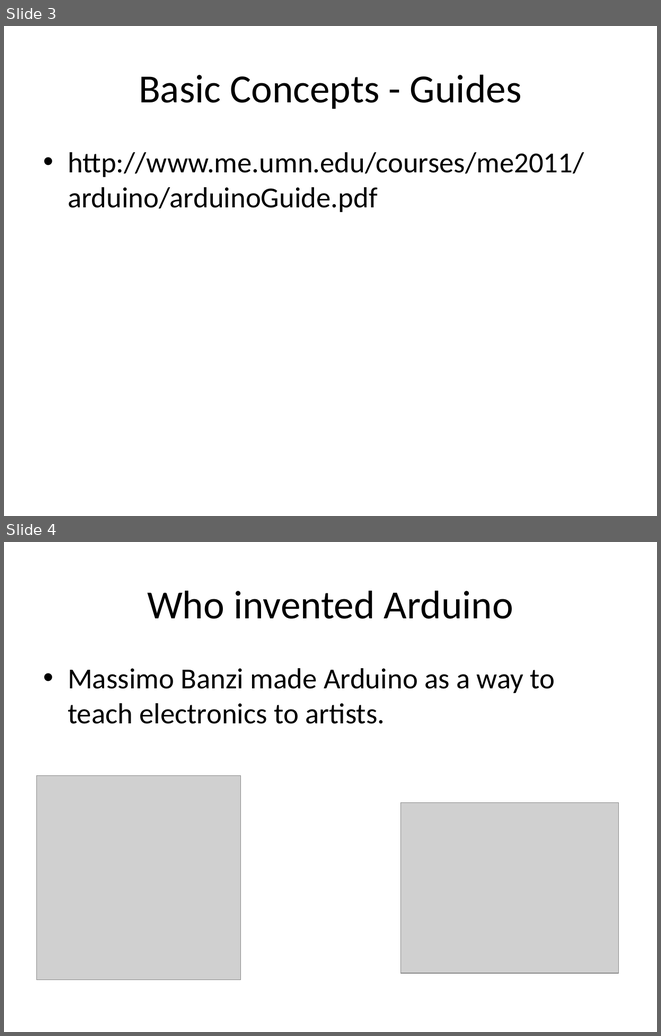
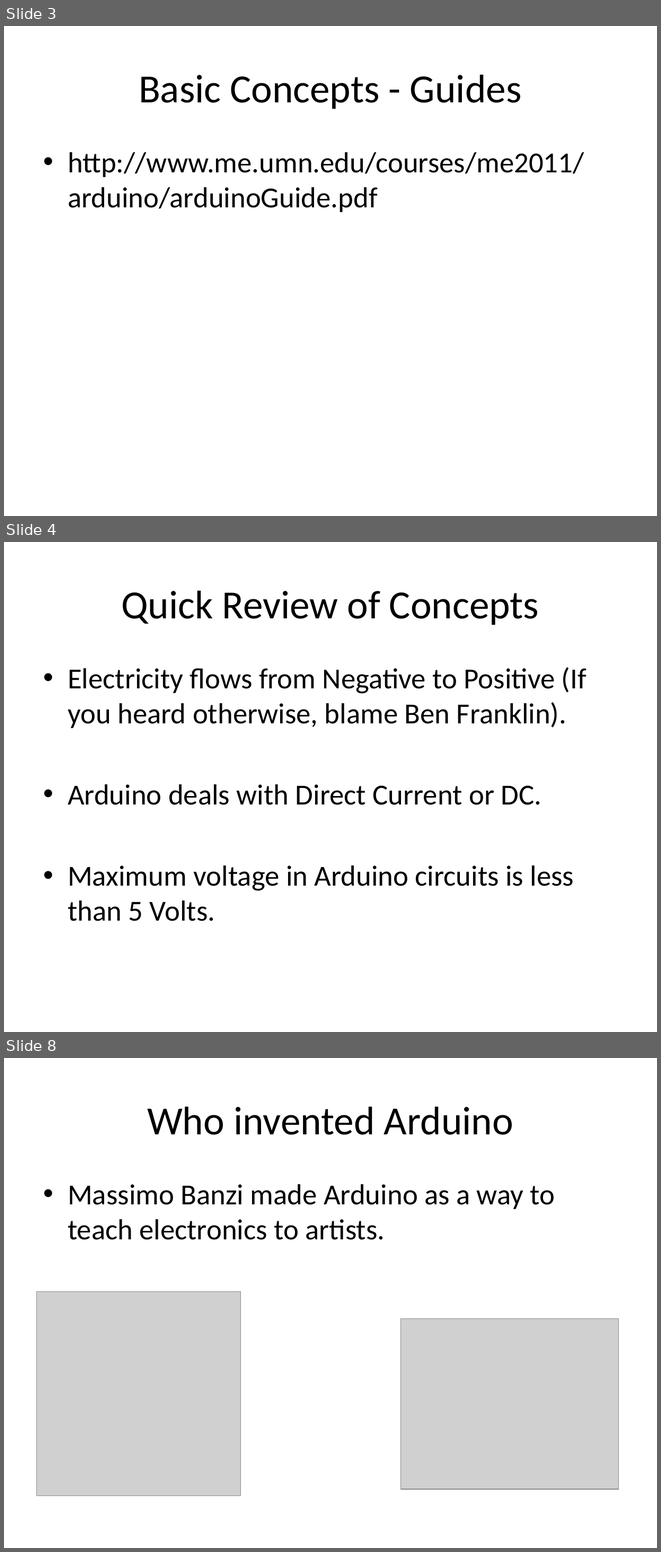
Before and after one commit to andaluri/ArduinoWorkshop1, a slide deck: ArduinoWorkshop1.pptx. Shown one above the other, each under a label of ours: slides 3 and 4 before the commit, slides 3, 4 and 8 after it; the slides between them are not shown. The pictures are 661x1036 and 661x1552 pixels, drawn with LibreOffice and Linux fonts; fonts in the diff are those of the drawing; grey boxes stand for pictures. Boxes give left, top, right and bottom in pixels: in the first picture for what was removed or moved away, otherwise in the second. Text is boxed around its words. In the diff, an @@ line names an element or a change of style, - is before the commit and + after.

```diff
--- a/ArduinoWorkshop1.pptx
+++ b/ArduinoWorkshop1.pptx
@@ slide 4 added at box(4, 542, 657, 1032), background #FFFFFF @@
@@ title added at box(121, 590, 539, 625), 44 pt, text #000000 @@
+Quick Review of Concepts
@@ text added at box(68, 667, 586, 921), 32 pt, text #000000 @@
+• Electricity flows from Negative to Positive (If you heard otherwise, blame Ben Franklin).
+• Arduino deals with Direct Current or DC.
+• Maximum voltage in Arduino circuits is less than 5 Volts.
@@ what was slide 4 is now slide 8 @@
```
Also in this commit, not shown: 1 slide changed, 3 other slides added.
